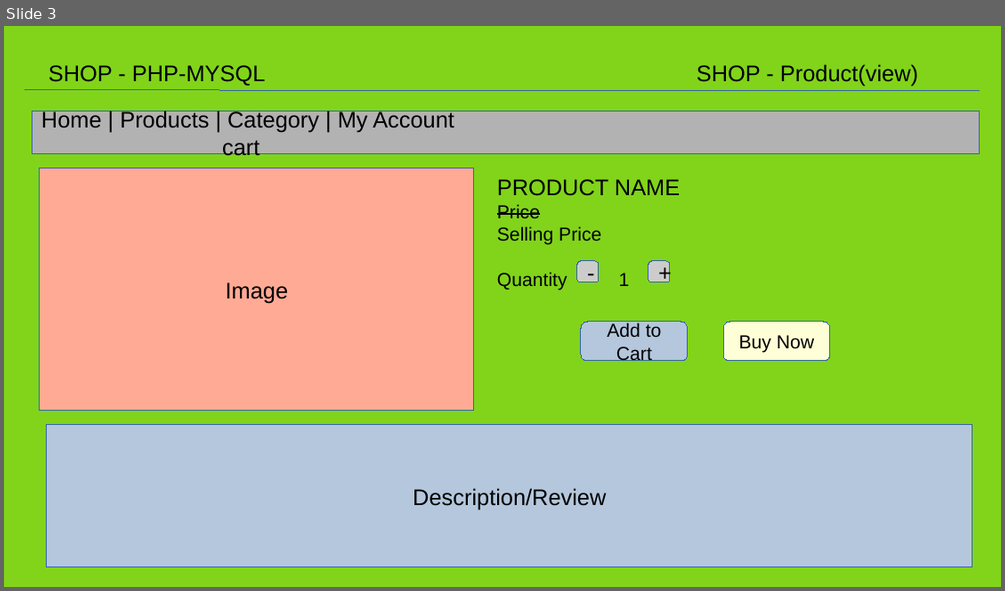
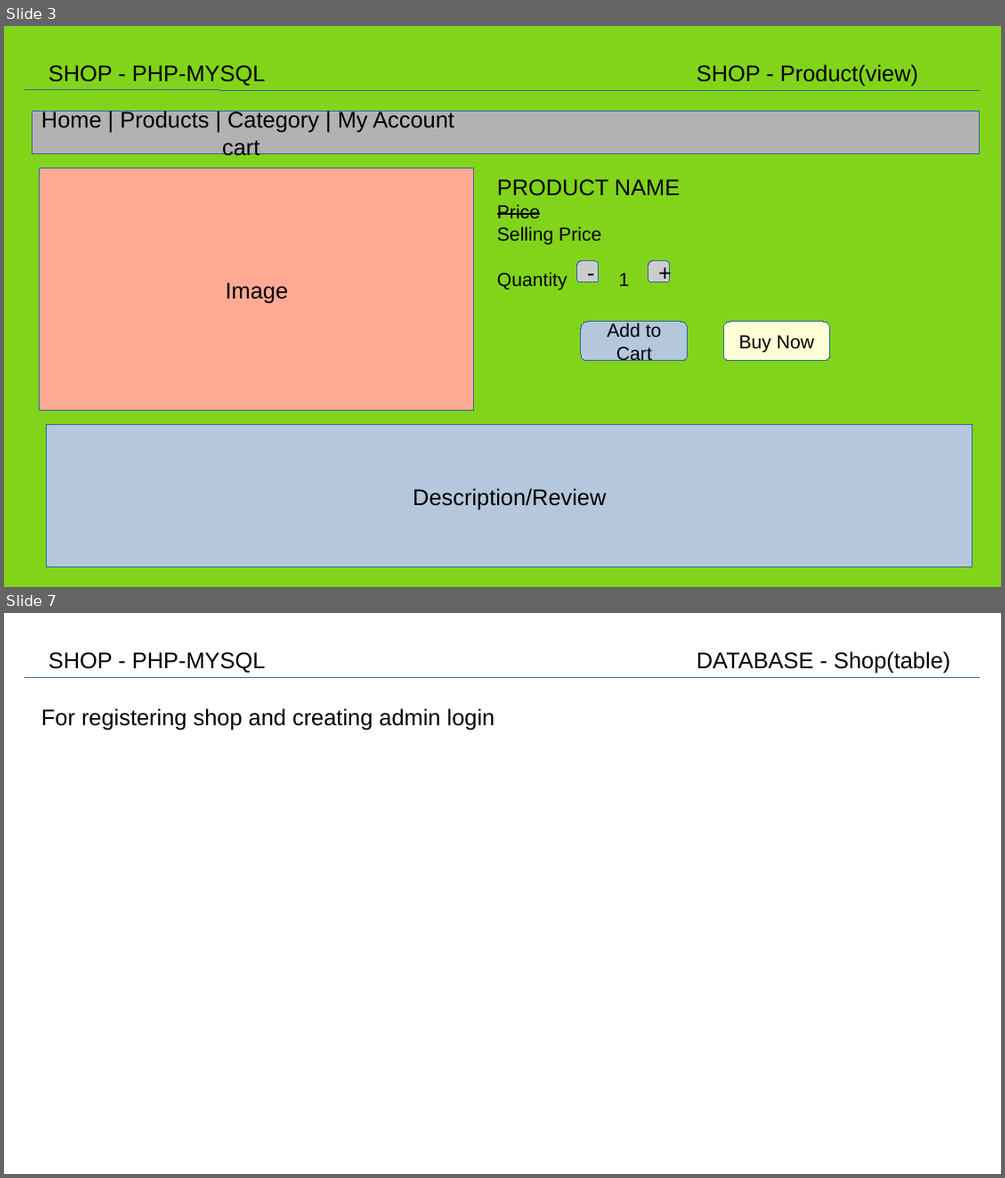
Before and after one commit to saurabhcedcoss/php_mysql_project_shop, a slide deck: shop.odp. Shown one above the other, each under a label of ours: slide 3 before the commit, slides 3 and 7 after it; the slides between them are not shown. The pictures are 1005x591 and 1005x1178 pixels, drawn with LibreOffice and Linux fonts; fonts in the diff are those of the drawing. Boxes give left, top, right and bottom in pixels: in the first picture for what was removed or moved away, otherwise in the second. Text is boxed around its words. In the diff, an @@ line names an element or a change of style, - is before the commit and + after.

```diff
--- a/shop.odp
+++ b/shop.odp
@@ slide 7 added at [4,613,1001,1174], background #FFFFFF @@
@@ text added at [48,652,265,673], 18 pt, text #000000 @@
+SHOP - PHP-MYSQL
@@ text added at [696,651,950,673], 18 pt, text #000000 @@
+DATABASE - Shop(table)
@@ line added from (25, 677) to (980, 677), #3465A4 0 pt @@
@@ text added at [41,708,495,730], 18 pt, text #000000 @@
+For registering shop and creating admin login
```
Also in this commit, not shown: 3 slides changed, 1 other slide added, 1 slide removed, 8 other files.
